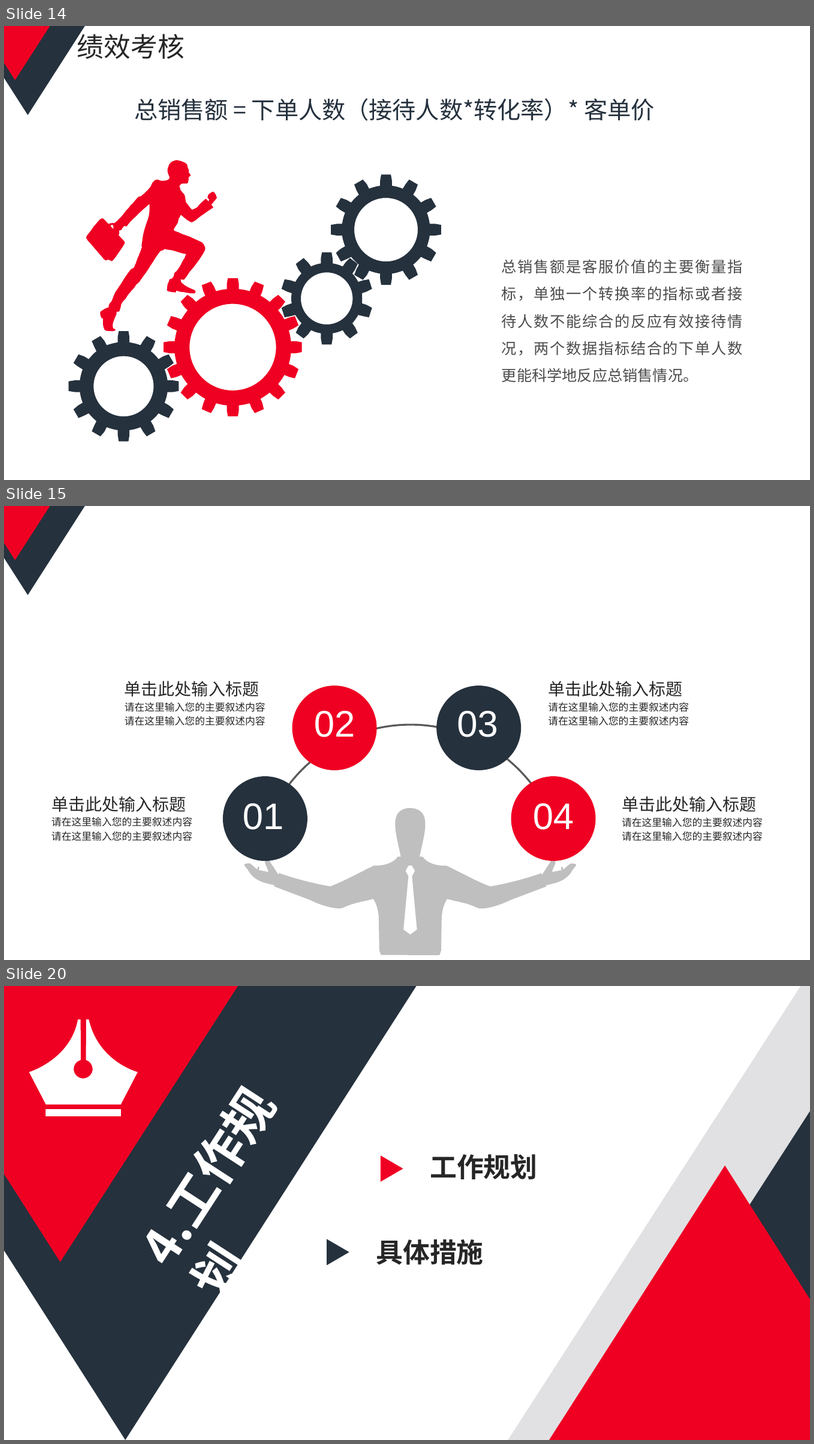
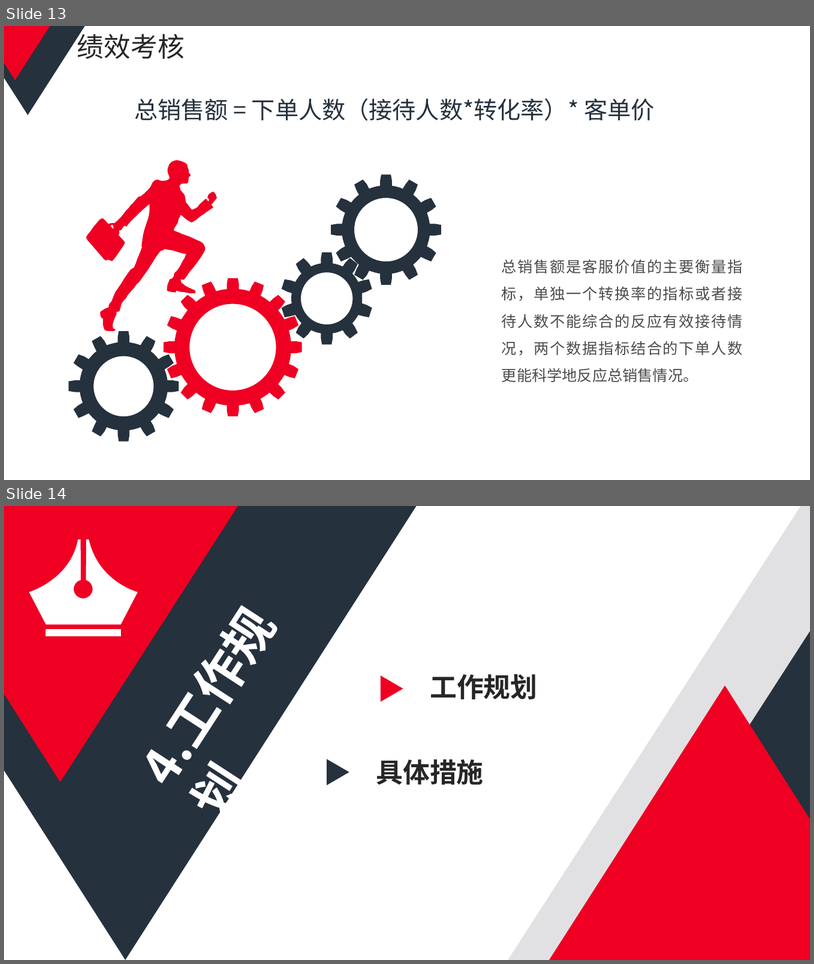
Before and after one commit to fredwo/min_document, a slide deck: 述职报告.pptx. Shown one above the other, each under a label of ours: slides 14, 15 and 20 before the commit, slides 13 and 14 after it; the slides between them are not shown. The pictures are 814x1444 and 814x964 pixels, drawn with LibreOffice and Linux fonts; fonts in the diff are those of the drawing. Boxes give left, top, right and bottom in pixels: in the first picture for what was removed or moved away, otherwise in the second. Text is boxed around its words. In the diff, an @@ line names an element or a change of style, - is before the commit and + after.

```diff
--- a/述职报告.pptx
+++ b/述职报告.pptx
@@ slide 15 removed at (4, 506, 810, 960), background #FFFFFF @@
@@ freeform shape removed at (4, 506, 85, 595) @@
@@ freeform shape removed at (4, 506, 50, 560) @@
@@ text removed at (125, 681, 266, 726) @@
-单击此处输入标题
-请在这里输入您的主要叙述内容
-请在这里输入您的主要叙述内容
@@ ellipse removed at (293, 685, 377, 771) @@
@@ ellipse removed at (437, 685, 521, 771) @@
@@ text removed at (548, 681, 689, 726) @@
-单击此处输入标题
-请在这里输入您的主要叙述内容
-请在这里输入您的主要叙述内容
@@ text removed at (314, 711, 355, 737) @@
-02
@@ text removed at (457, 711, 498, 737) @@
-03
@@ arc (boxed as its full ellipse) removed at (257, 724, 564, 960) @@
@@ ellipse removed at (223, 777, 308, 861) @@
@@ ellipse removed at (512, 777, 596, 861) @@
@@ text removed at (51, 796, 192, 841) @@
-单击此处输入标题
-请在这里输入您的主要叙述内容
-请在这里输入您的主要叙述内容
@@ text removed at (243, 803, 284, 829) @@
-01
@@ freeform shape removed at (245, 808, 577, 955) @@
@@ text removed at (533, 803, 574, 829) @@
-04
@@ text removed at (622, 796, 763, 841) @@
-单击此处输入标题
-请在这里输入您的主要叙述内容
-请在这里输入您的主要叙述内容
@@ what was slide 14 is now slide 13 @@
@@ what was slide 20 is now slide 14 @@
```
Also in this commit, not shown: 3 slides changed, 2 slides added, 7 other slides removed, 2 other files.
